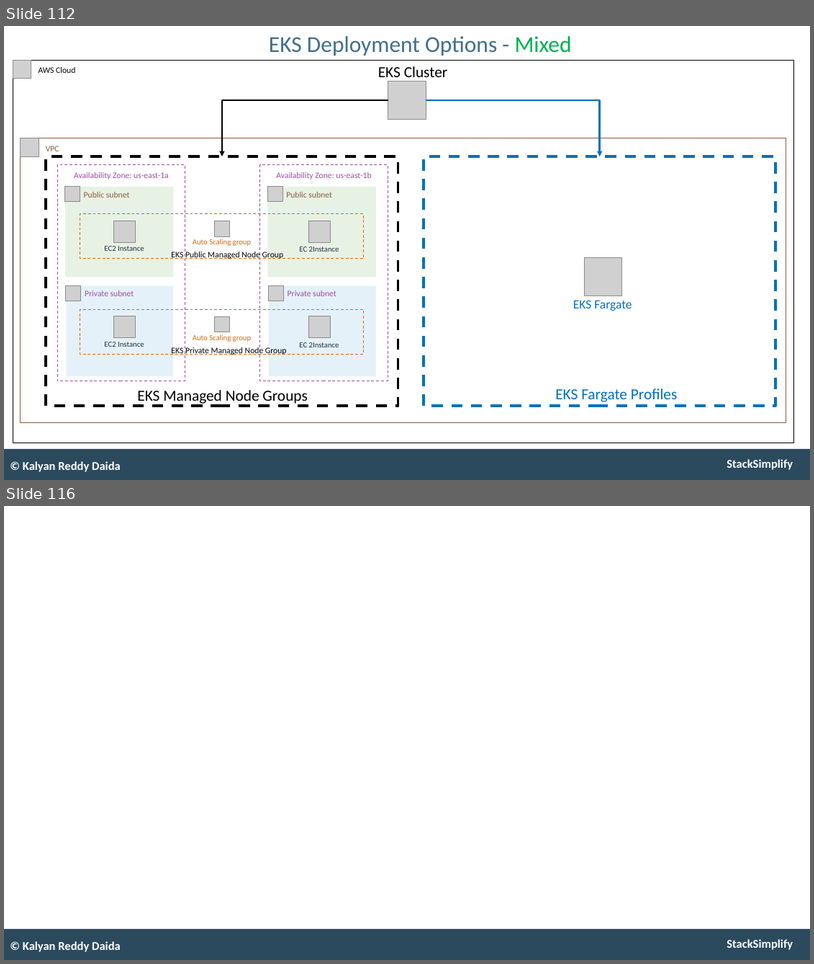
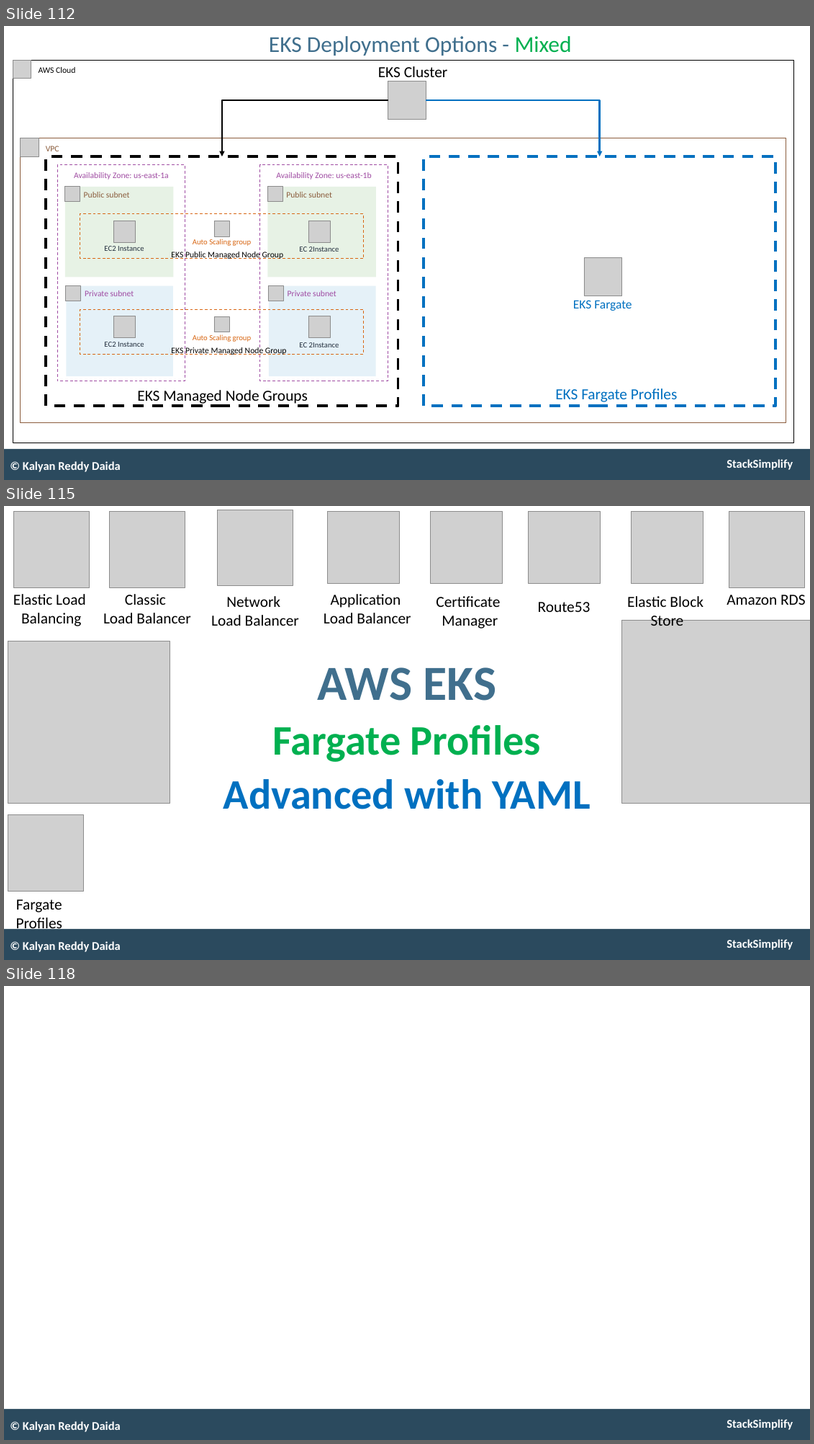
Before and after one commit to talvionyx/aws-eks-kubernetes-masterclass, a slide deck: presentation/AWS-Fargate-and-EKS-Masterclass.pptx. Shown one above the other, each under a label of ours: slides 112 and 116 before the commit, slides 112, 115 and 118 after it; the slides between them are not shown. The pictures are 814x964 and 814x1444 pixels, drawn with LibreOffice and Linux fonts; fonts in the diff are those of the drawing; grey boxes stand for pictures. Boxes give left, top, right and bottom in pixels: in the first picture for what was removed or moved away, otherwise in the second. Text is boxed around its words. In the diff, an @@ line names an element or a change of style, - is before the commit and + after.

```diff
--- a/presentation/AWS-Fargate-and-EKS-Masterclass.pptx
+++ b/presentation/AWS-Fargate-and-EKS-Masterclass.pptx
@@ slide 115 added at (4, 506, 810, 960), background #FFFFFF; not listed: 2 template elements that a slide beside it also shows @@
@@ picture added at (13, 512, 90, 587) @@
@@ picture added at (109, 512, 185, 587) @@
@@ picture added at (218, 510, 293, 586) @@
@@ picture added at (328, 512, 400, 584) @@
@@ picture added at (431, 512, 503, 584) @@
@@ picture added at (528, 512, 600, 584) @@
@@ picture added at (632, 512, 704, 584) @@
@@ picture added at (729, 512, 805, 587) @@
@@ text added at (13, 594, 86, 626), 22 pt, text #000000 @@
+Elastic Load
+Balancing
@@ text added at (103, 594, 190, 623), 22 pt, text #000000 @@
+Classic
+Load Balancer
@@ text added at (211, 596, 299, 626), 22 pt, text #000000 @@
+Network
+Load Balancer
@@ text added at (324, 594, 411, 623), 22 pt, text #000000 @@
+Application
+Load Balancer
@@ text added at (436, 596, 500, 628), 22 pt, text #000000 @@
+Certificate
+Manager
@@ text added at (538, 602, 591, 612), 22 pt, text #000000 @@
+Route53
@@ text added at (628, 596, 703, 626), 22 pt, text #000000 @@
+Elastic Block
+Store
@@ text added at (727, 595, 806, 605), 22 pt, text #000000 @@
+Amazon RDS
@@ picture added at (622, 620, 810, 803) @@
@@ picture added at (8, 641, 170, 803) @@
@@ text added at (224, 667, 591, 809), 60 pt, text #0070C0, bold @@
+AWS EKS
+Fargate Profiles
+Advanced with YAML
@@ picture added at (8, 814, 84, 890) @@
@@ text added at (16, 899, 63, 932), 22 pt, text #000000 @@
+Fargate
+Profiles
@@ text added at (23, 941, 121, 952), 17 pt, text #FFFFFF, bold @@
+© Kalyan Reddy Daida
@@ what was slide 116 is now slide 118 @@
```
Also in this commit, not shown: 2 slides changed, 4 other slides added, 3 other files.
